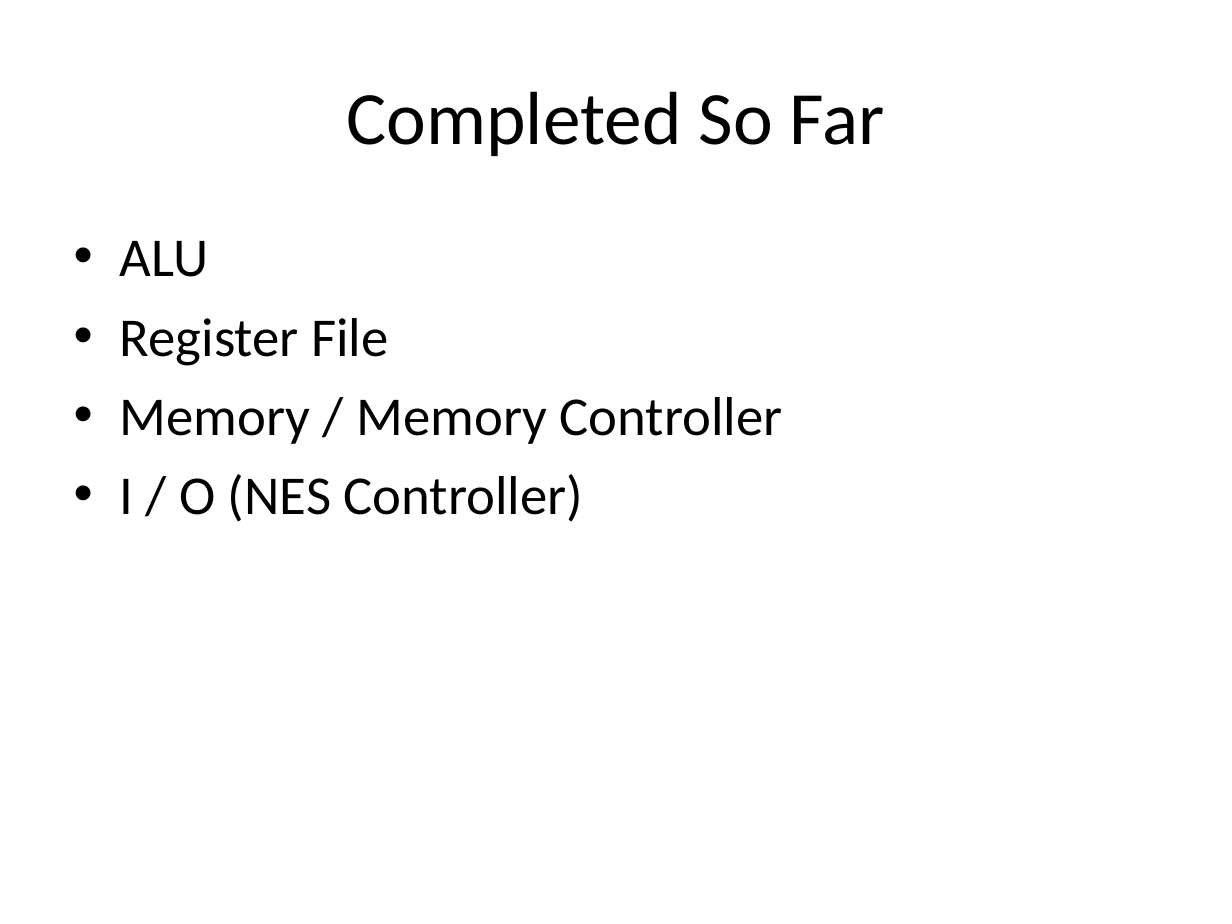
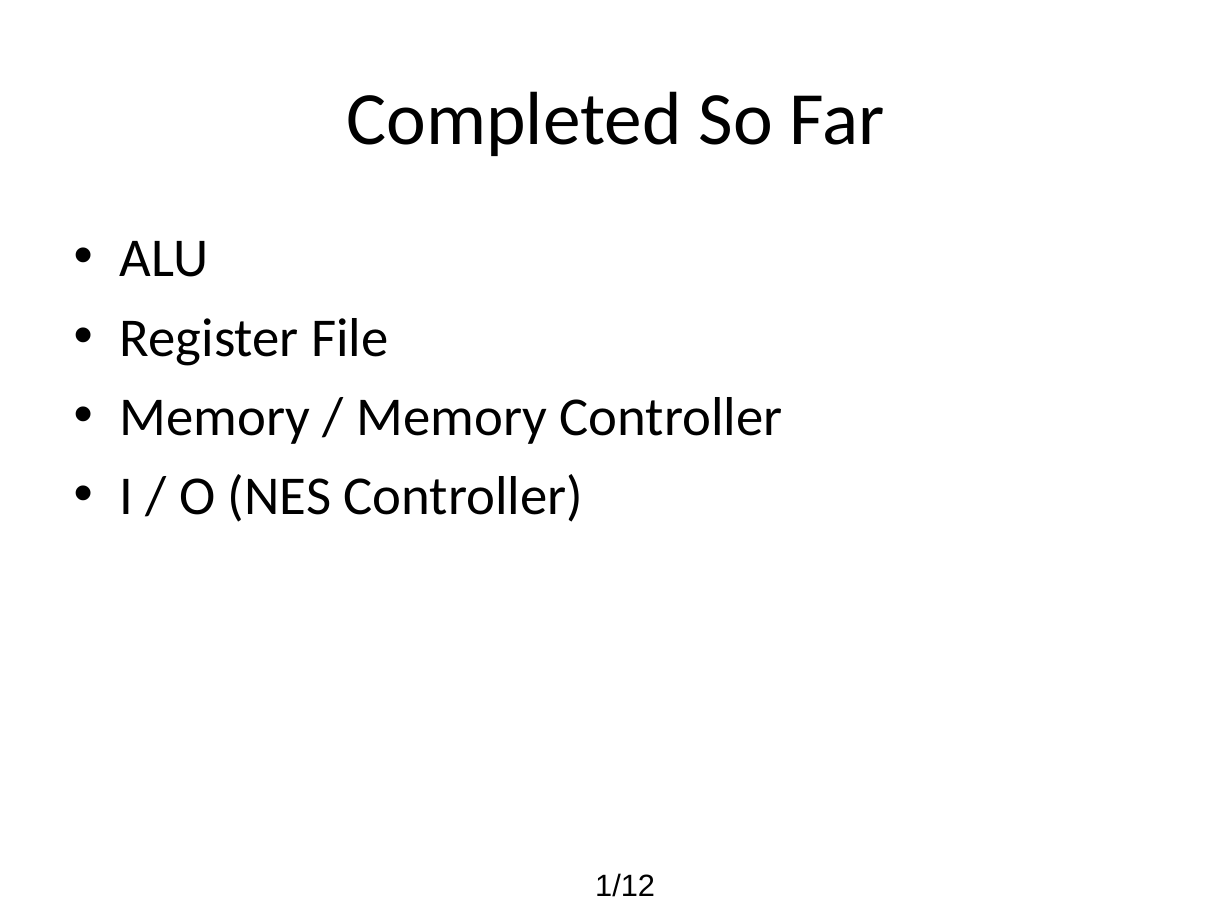
Before and after one commit to nachtluce/3710-Project, a slide deck: slide 3 of documentation/cs3710_presentation.ppt (slide 2 before the commit). Drawn at 1232x924 pixels with LibreOffice and Linux fonts; fonts in the diff are those of the drawing; background and template pictures are left out. Boxes give left, top, right and bottom in pixels: in the first picture for what was removed or moved away, otherwise in the second. Text is boxed around its words. In the diff, an @@ line names an element or a change of style, - is before the commit and + after.

```diff
--- a/documentation/cs3710_presentation.ppt
+++ b/documentation/cs3710_presentation.ppt
@@ text added at <box>595,873,655,897</box>, 18 pt, text #000000 @@
+1/12
```
Also in this commit, not shown: 2 other slides changed, 18 other files.
